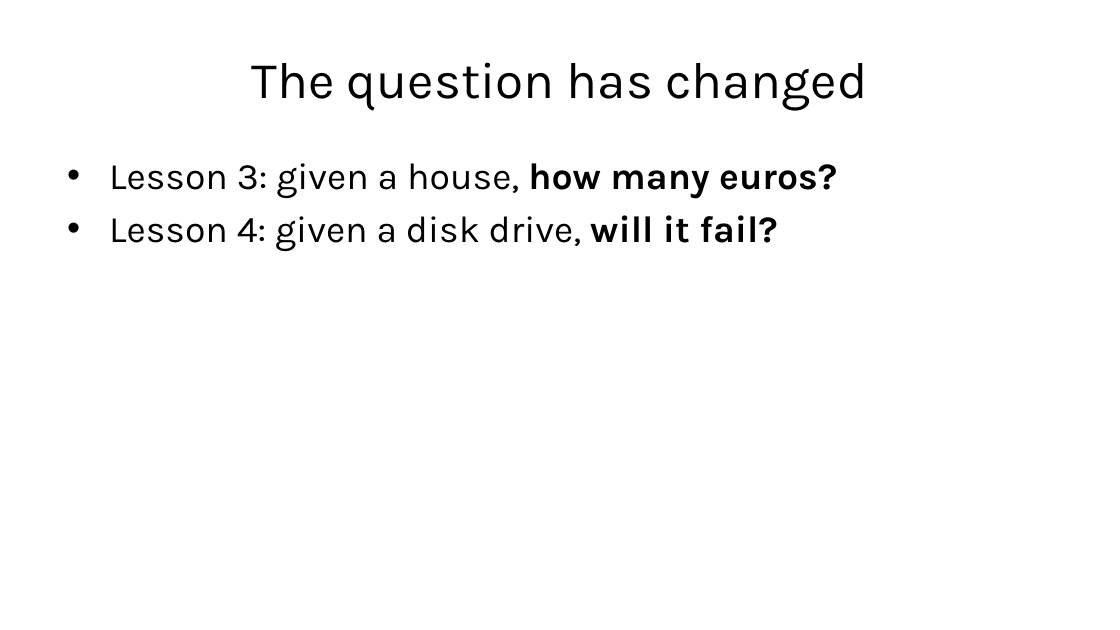
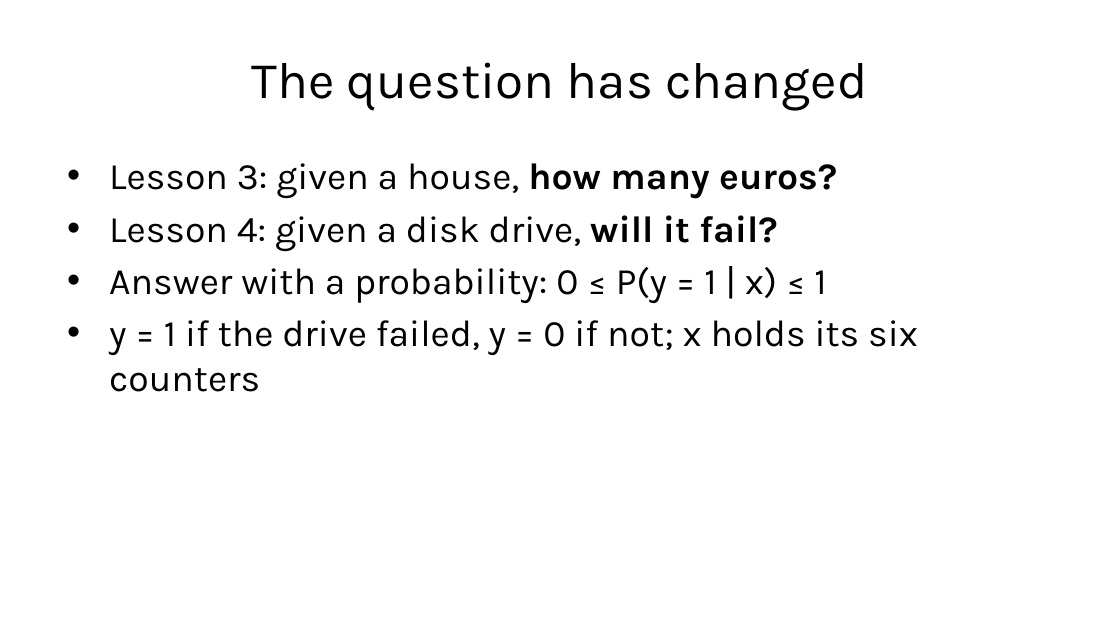
Before and after one commit to fabioantonini/technologies-for-artificial-intelligence, a slide deck: slide 4 of Lessons/04_classification_and_metrics/Slides/classification_and_metrics_slides.pptx. Drawn at 1120x630 pixels with LibreOffice and Linux fonts; fonts in the diff are those of the drawing; background and template pictures are left out. Boxes give left, top, right and bottom in pixels: in the first picture for what was removed or moved away, otherwise in the second. Text is boxed around its words. In the diff, an @@ line names an element or a change of style, - is before the commit and + after.

```diff
--- a/Lessons/04_classification_and_metrics/Slides/classification_and_metrics_slides.pptx
+++ b/Lessons/04_classification_and_metrics/Slides/classification_and_metrics_slides.pptx
@@ text at (109, 267, 918, 392): paragraphs added @@
+• Answer with a probability: 0 ≤ P(y = 1 | x) ≤ 1
+• y = 1 if the drive failed, y = 0 if not; x holds its six counters
```
Also in this commit, not shown: 3 other files.
